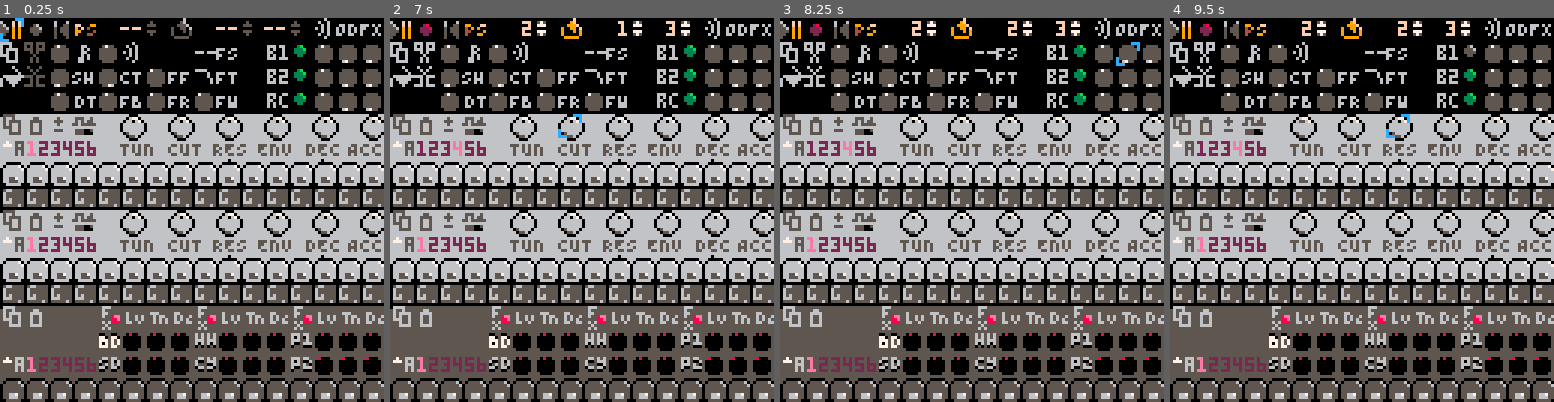
Above: before the commit, frames 1-4 (left to right).
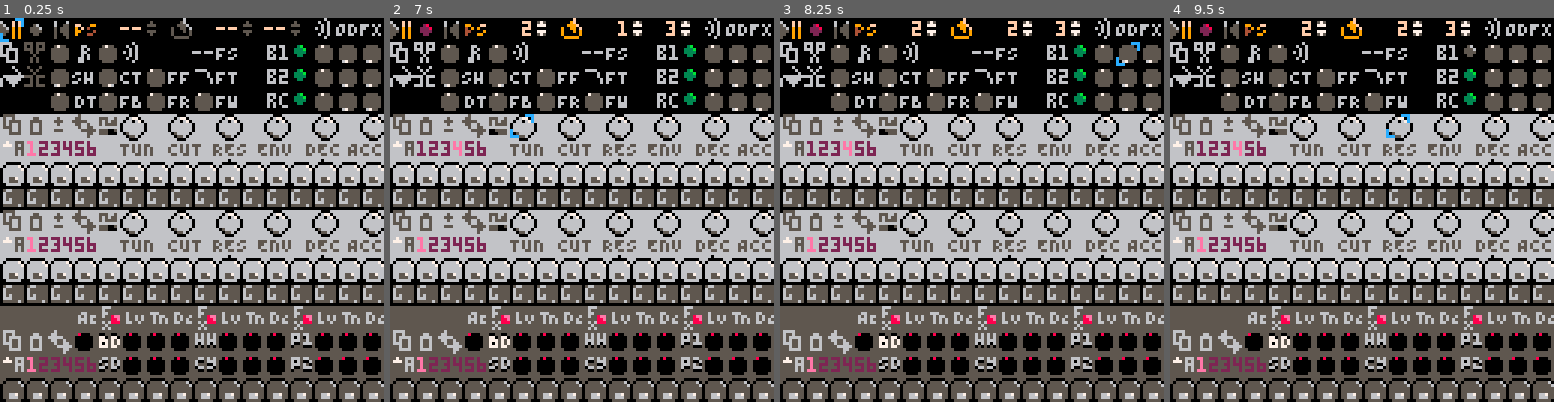
Above: after the commit, the same moments.

Repository: luchak/rp8
Game: PICO-8 cartridge pb-0x.p8
Two runs of this game, one before a commit and one after it. Both use one fixed random seed, a clock stepped at 60 frames per second and the inputs below.
Inputs:
- Up to frame 1 (0.25 s): no input
- Up to frame 2 (7 s): tap X (X key) at 0.33, 1.07, 1.85, 2.97, 4.08, 5.2, 6.32 s; tap O (Z key) at 0.7, 1.7, 2.1, 2.5, 2.9, 3.3, 3.7, 4.1, 4.5, 4.9, 5.3, 5.7, 6.1, 6.5, 6.9 s; hold Right 1.6-2.1 s; hold Up 2.15-2.42 s; hold Right 2.47-3.03 s; hold Left 3.08-3.58 s; hold Down 3.63-3.97 s; hold Right 4.02-4.68 s; hold Up 4.73-5.03 s; hold Left 5.08-5.68 s; hold Down 5.73-6.03 s; hold Right 6.08-6.58 s; hold Right from 6.63 s (still down)
- Up to frame 3 (8.25 s): release Right at 7.13 s; hold Up 7.18-7.45 s; tap O (Z key) at 7.3, 7.7, 8.1 s; tap X (X key) at 7.43 s; hold Right 7.5-8.07 s; hold Left from 8.12 s (still down)
- Up to frame 4 (9.5 s): tap O (Z key) at 8.5, 8.9, 9.3 s; tap X (X key) at 8.55 s; release Left at 8.62 s; hold Down 8.67-9 s; hold Right from 9.05 s (still down)

The runs differ from the first frame. In frame 1, 1.6% of the frame differs, in the area x 0-57%, y 8-88%; in frame 2, 1.7%; in frame 3, 1.6%; in frame 4, 1.6%.

Commit message:
More sprite/map tweaks

Diff:
--- a/pb-0x.p8
+++ b/pb-0x.p8
@@ -1370,7 +1370,7 @@
  end
 
  ui:add_widget(
-  toggle_new(24,yp,2,3,state_make_get_set_param_bool(base_idx+5))
+  toggle_new(32,yp,2,3,state_make_get_set_param_bool(base_idx+5))
  )
 
  map(0,4,0,yp,16,2)
@@ -1410,12 +1410,12 @@
  end
 
  ui:add_widget(
-  momentary_new(0,yp,11,function(state,b)
+  momentary_new(0,yp+8,11,function(state,b)
    copy_buf_pirc=copy_table(state.pat_seqs['dr'])
   end)
  )
  ui:add_widget(
-  momentary_new(8,yp,10,function(state,b)
+  momentary_new(8,yp+8,10,function(state,b)
    merge_tables(state.pat_seqs['dr'],copy_buf_pirc)
   end)
  )
@@ -1833,12 +1833,12 @@
 f2c785288527000009e0001726858585c6cb842884270000000026b717848484f2c784288427001726d00000008484840000000000000000000000000000000000000000000000000000000000000000000000000000000000000000000000000000000000000000000000000000000000000000000000000000000000000000
 f7c985f885f986e1eae4001826858585c7c884f884f90000000026b418848484f7c984f884f9001826d00000008484840000000000000000000000000000000000000000000000000000000000000000000000000000000000000000000000000000000000000000000000000000000000000000000000000000000000000000
 000085fa85fb86e286e3001926858585cac984fa84fb0000000026b919848484000084fa84fb001926d00000008484840000000000000000000000000000000000000000000000000000000000000000000000000000000000000000000000000000000000000000000000000000000000000000000000000000000000000000
-1c1b1a021d341e341e341e341e341e340c0ddfdf1d341e341e341e341e341e34000000000000000000000000000000000000000000000000000000000000000000000000000000000000000000000000000000000000000000000000000000000000000000000000000000000000000000000000000000000000000000000000
+1c1b1aed02341e341e341e341e341e340c0ddfdf1d341e341e341e341e341e34000000000000000000000000000000000000000000000000000000000000000000000000000000000000000000000000000000000000000000000000000000000000000000000000000000000000000000000000000000000000000000000000
 a2dfdf1d1dd4d5d6d7d8d9dadbdcddde1c1b1a021dd4d5d6d7d8d9dadbdcddde000000000000000000000000000000000000000000000000000000000000000000000000000000000000000000000000000000000000000000000000000000000000000000000000000000000000000000000000000000000000000000000000
 1010101010101010101010101010101010101010101010101010101010101010000000000000000000000000000000000000000000000000000000000000000000000000000000000000000000000000000000000000000000000000000000000000000000000000000000000000000000000000000000000000000000000000
 5555555555555555555555555555555555555555555555555555555555555555000000000000000000000000000000000000000000000000000000000000000000000000000000000000000000000000000000000000000000000000000000000000000000000000000000000000000000000000000000000000000000000000
-0b0aa1a1ab959394ab959394ab9593940b0aa1a1977698769a769c769e76ae76000000000000000000000000000000000000000000000000000000000000000000000000000000000000000000000000000000000000000000000000000000000000000000000000000000000000000000000000000000000000000000000000
-a1a1a1a1977676769a7676769e767676fca1a1a1937693769376937693769376000000000000000000000000000000000000000000000000000000000000000000000000000000000000000000000000000000000000000000000000000000000000000000000000000000000000000000000000000000000000000000000000
+a1a1a1beab959394ab959394ab9593940b0aa1a1977698769a769c769e76ae76000000000000000000000000000000000000000000000000000000000000000000000000000000000000000000000000000000000000000000000000000000000000000000000000000000000000000000000000000000000000000000000000
+0b0afc76977676769a7676769e767676fca1a1a1937693769376937693769376000000000000000000000000000000000000000000000000000000000000000000000000000000000000000000000000000000000000000000000000000000000000000000000000000000000000000000000000000000000000000000000000
 a6a1a1a1987676769c767676ae767676a6fdfeff947694769476947694769476000000000000000000000000000000000000000000000000000000000000000000000000000000000000000000000000000000000000000000000000000000000000000000000000000000000000000000000000000000000000000000000000
 1313131313131313131313131313131313131313131313131313131313131313000000000000000000000000000000000000000000000000000000000000000000000000000000000000000000000000000000000000000000000000000000000000000000000000000000000000000000000000000000000000000000000000
 000000000000000000000000000000000b0aa1a1a1959394a1959394a1959394000000000000000000000000000000000000000000000000000000000000000000000000000000000000000000000000000000000000000000000000000000000000000000000000000000000000000000000000000000000000000000000000
Not shown, changed: 18 lines of the sprite sheet (__gfx__) section of pb-0x.p8
